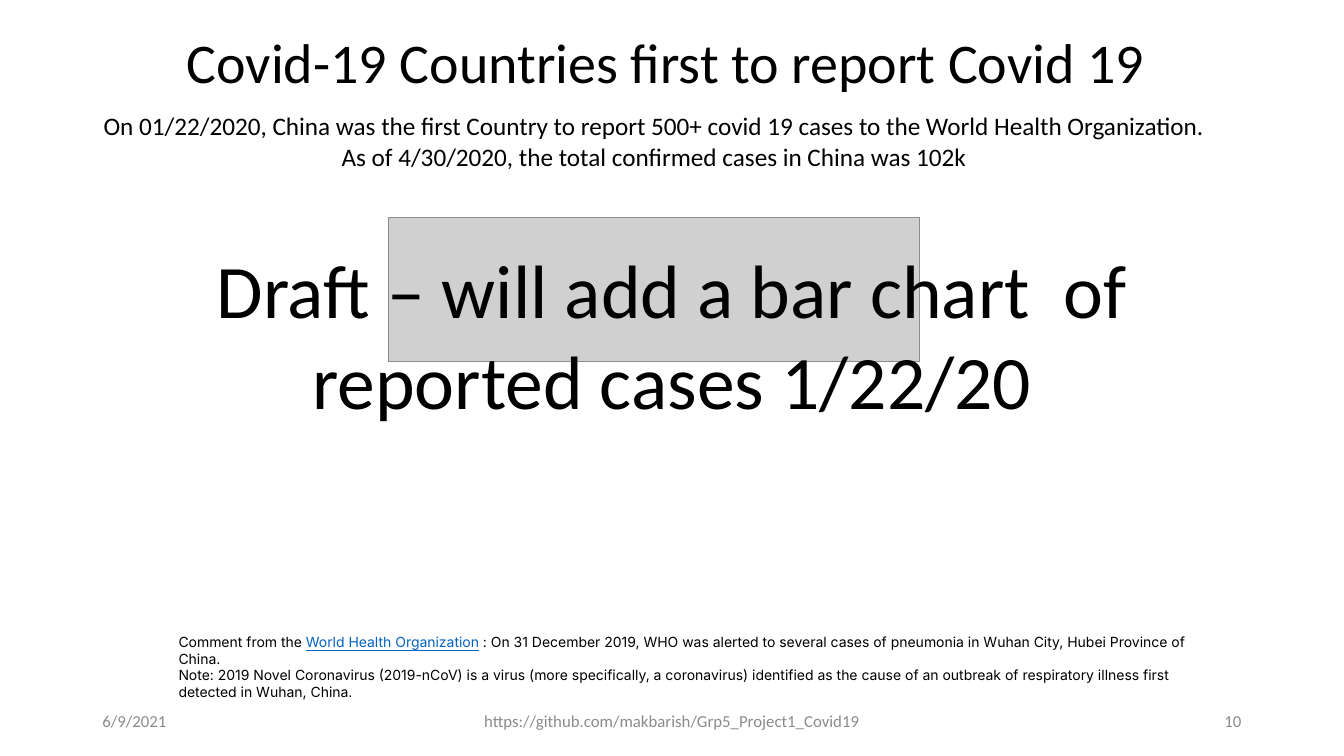
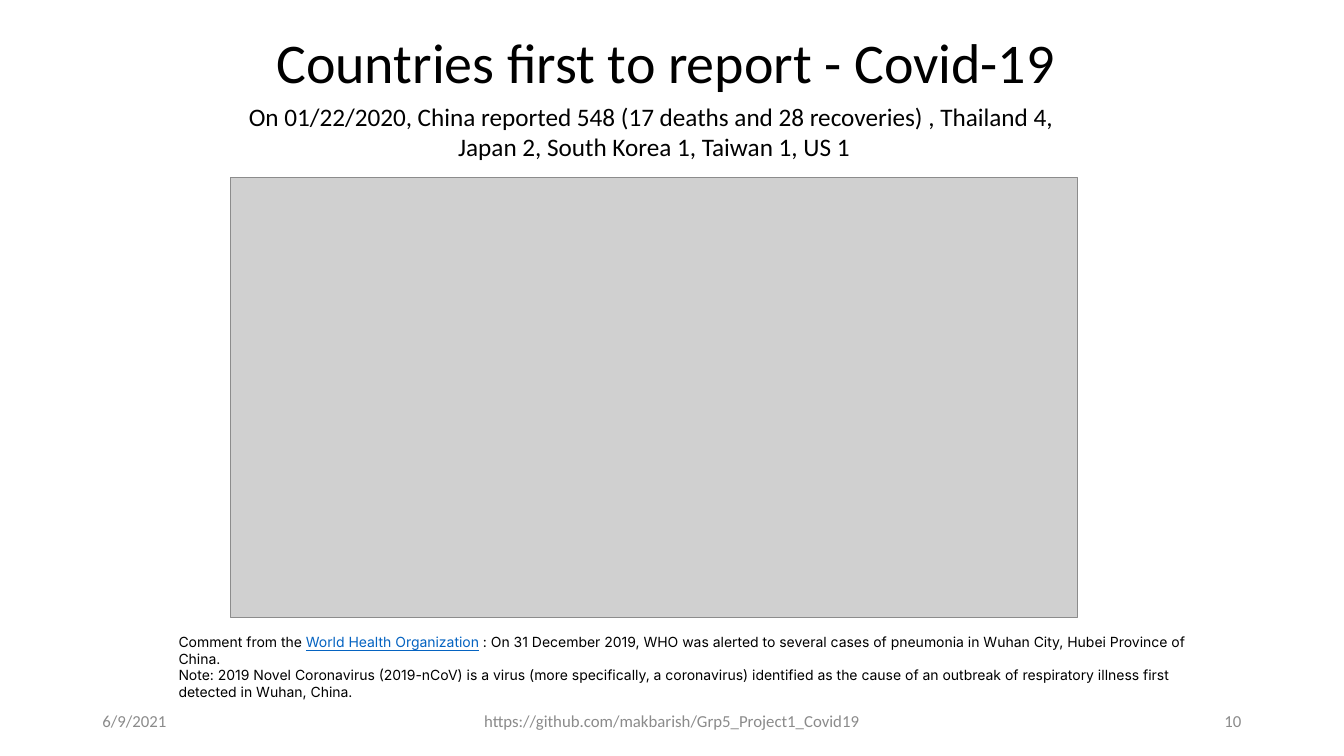
Before and after one commit to makbarish/Grp5_Project1_Covid19, a slide deck: slide 10 of Clay/Novel_Corona_Virus_2019_v2.pptx. Drawn at 1344x756 pixels with LibreOffice and Linux fonts; fonts in the diff are those of the drawing; grey boxes stand for pictures. Boxes give left, top, right and bottom in pixels: in the first picture for what was removed or moved away, otherwise in the second. Text is boxed around its words. In the diff, an @@ line names an element or a change of style, - is before the commit and + after.

Commit message:
one slide added to the power point file for jan 22 cases

```diff
--- a/Clay/Novel_Corona_Virus_2019_v2.pptx
+++ b/Clay/Novel_Corona_Virus_2019_v2.pptx
@@ title at bbox=[276, 44, 1054, 92]: text changed @@
-Covid-19 Countries first to report Covid 19
+Countries first to report - Covid-19
@@ text at bbox=[249, 108, 1053, 160]: text changed @@
-On 01/22/2020, China was the first Country to report 500+ covid 19 cases to the World Health Organization. As of 4/30/2020, the total confirmed cases in China was 102k
+On 01/22/2020, China reported 548 (17 deaths and 28 recoveries) , Thailand 4,
+Japan 2, South Korea 1, Taiwan 1, US 1
@@ picture added at bbox=[231, 177, 1078, 618] @@
@@ picture removed at bbox=[388, 218, 920, 361] @@
@@ text removed at bbox=[217, 256, 1127, 422] @@
-Draft – will add a bar chart of reported cases 1/22/20
```
Also in this commit, not shown: 1 other slide changed.
